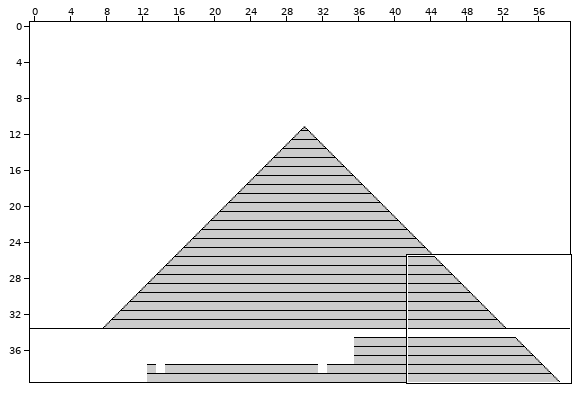
A Tiled map gets an edit: KoboldKit/PlatformerDemo/Resources/Demo/DemoLevel01.tmx. Above, an overview of the earlier version with the close-up marked.
Close-up. Old version:
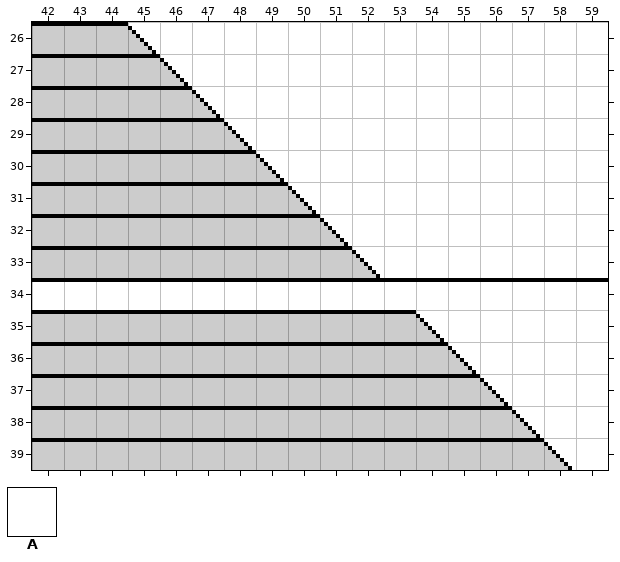
Cells are 16x16 px. Shown: x 42..59, y 26..39. The commit also changed other parts of the map, which this record leaves out.
Key: from "Tileset_Geometry_16x16": A 8.
_ is an empty cell, # one hidden under a higher layer.
Layers that did not change in this view are not listed.
Layer "background" before, first column x 42:
26 ###AAAAAAAAAAAAAAA
27 ####AAAAAAAAAAAAAA
28 #####AAAAAAAAAAAAA
29 ######AAAAAAAAAAAA
30 #######AAAAAAAAAAA
31 ########AAAAAAAAAA
32 #########AAAAAAAAA
33 ##########AAAAAAAA
34 ##################
35 ############AAAAAA
36 #############AAAAA
37 ##############AAAA
38 ###############AAA
39 ################AA
Now the later version:
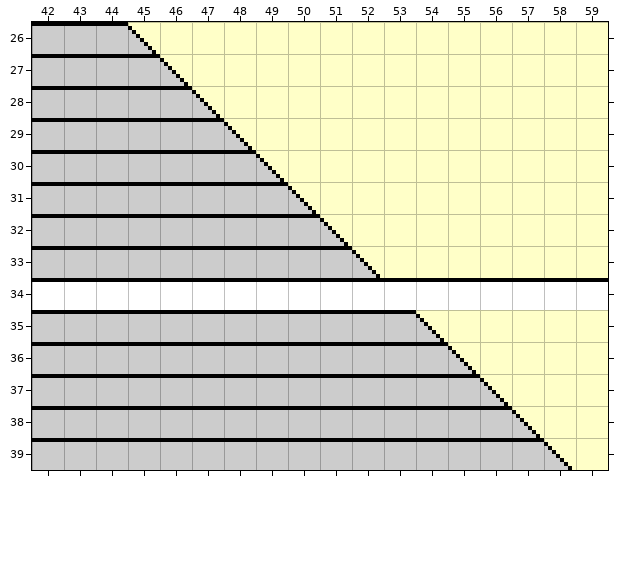
Change:
Changed rows in their new state; . is an unchanged cell.
Layer "background" (now hidden):
first column x 45:
26 _______________
27 .______________
28 .._____________
29 ...____________
30 ....___________
31 .....__________
32 ......_________
33 .......________
35 .........______
36 .........._____
37 ...........____
38 ............___
39 .............__
Where, in picture pixels (left, top, right, bottom), the same in both close-ups:
removed: (128, 22, 608, 278)
removed: (416, 310, 608, 470)
